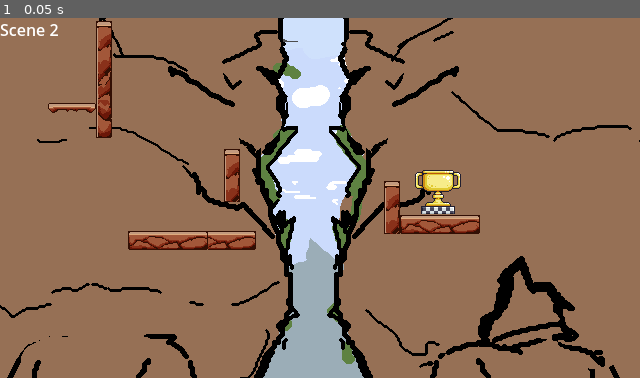
Above: before the commit, frame 1.
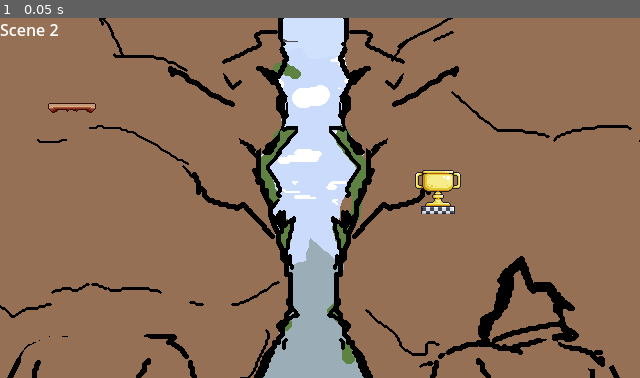
Above: after the commit, the same moment.

Repository: DeVelox/Niro
Game: Godot game, scene res://levels/tutorial/legs2.tscn
Two runs of this game, one before a commit and one after it. Both use one fixed random seed, a clock stepped at 60 frames per second and the inputs below. This scene is started directly instead of the project's main scene.
Inputs:
- Up to frame 1 (0.05 s): no input

The runs differ from the first frame. In frame 1, 3.3% of the frame differs, in the area x 15-75%, y 0-65%.
Error in both runs: Cannot call method 'add_child' on a null value. (res://scripts/level.gd:22)

Commit message:
tutorial level updates

Diff:
--- a/levels/tutorial/legs1.tscn
+++ b/levels/tutorial/legs1.tscn
@@ -32,6 +32,7 @@
 [node name="Scene1" parent="." node_paths=PackedStringArray("next") instance=ExtResource("3_s1u40")]
 layer_1/tile_data = PackedInt32Array(-131071, 524290, 8, -65535, 524290, 9, -131070, 589826, 8, -65534, 589826, 9, -131069, 655362, 8, -65533, 655362, 9, -131068, 720898, 8, -65532, 720898, 9, -131067, 786434, 8, -65531, 786434, 9)
 layer_3/tile_data = PackedInt32Array(-131071, 1, 262144, -131070, 1, 262144, -131069, 1, 262144, -131068, 1, 262144, -131067, 1, 262144)
+layer_5/tile_data = PackedInt32Array(-131067, 1, 327680, -65531, 1, 327680, -65532, 1, 327680, -131068, 1, 327680, -131069, 1, 327680, -65533, 1, 327680, -65534, 1, 327680, -131070, 1, 327680, -131071, 1, 327680, -65535, 1, 327680)
 next = NodePath("../Scene2")
 delay = 1.0
 
@@ -40,13 +41,13 @@
 scale = Vector2(0.999999, 1)
 layer_1/tile_data = PackedInt32Array(-131071, 524290, 8, -65535, 524290, 9, -131070, 589826, 8, -65534, 589826, 9, -131 …(586 unchanged characters)…
 layer_3/tile_data = PackedInt32Array(-131061, 1, 262144, -131060, 1, 262144, -131059, 1, 262144, -131058, 1, 262144, -131057, 1, 262144)
-layer_4/tile_data = PackedInt32Array(-131066, 1, 131072, -65 …(133 unchanged characters)… 131064, 1, 131072, -131065, 1, 131072, -131061, 1, 131072, -131060, 1, 131072, -65524, 1, 131072, -65523, 1, 131072, -65522, 1, 131072, -131057, 1, 131072, -131058, 1, 131072, -131059, 1, 131072, -65521, 1, 131072, -65525, 1, 131072, -458744, 1, 131072, -393208, 1, 131072, -327672, 1, 131072, -262136, 1, 131072, -131071, 1, 327680, -131070, 1, 327680, -131069, 1, 327680, -131068, 1, 327680, -131067, 1, 327680, -65535, 1, 327680, -65534, 1, 327680, -65533, 1, 327680, -65532, 1, 327680, -65531, 1, 327680)
+layer_4/tile_data = PackedInt32Array(-131066, 1, 131072, -65 …(133 unchanged characters)… 131064, 1, 131072, -131065, 1, 131072, -458744, 1, 131072, -393208, 1, 131072, -327672, 1, 131072, -262136, 1, 131072, -131061, 1, 131072, -131060, 1, 131072, -131059, 1, 131072, -131058, 1, 131072, -131057, 1, 131072, -65525, 1, 131072, -65524, 1, 131072, -65523, 1, 131072, -65522, 1, 131072, -65521, 1, 131072)
 layer_5/tile_data = PackedInt32Array(-458744, 1, 196608, -393208, 1, 196608, -327672, 1, 196608, -262136, 1, 196608, -6 …(582 unchanged characters)…
 prev = NodePath("../Scene1")
 next = NodePath("../Scene3")
 
 [node name="Scene3" parent="." node_paths=PackedStringArray("prev") instance=ExtResource("3_s1u40")]
 layer_1/tile_data = PackedInt32Array(-131061, 524290, 8, -65525, 524290, 9, -131060, 589826, 8, -65524, 589826, 9, -131 …(744 unchanged characters)…
-layer_4/tile_data = PackedInt32Array(-458736, 1, 131072, -39 …(503 unchanged characters)… -1179643, 1, 131072, -1179644, 1, 131072, -131061, 1, 327680, -65525, 1, 327680, -65524, 1, 327680, -131060, 1, 327680, -131059, 1, 327680, -65523, 1, 327680, -65522, 1, 327680, -131058, 1, 327680, -131057, 1, 327680, -65521, 1, 327680)
+layer_4/tile_data = PackedInt32Array(-458736, 1, 131072, -39 …(503 unchanged characters)… -1179643, 1, 131072, -1179644, 1, 131072)
 layer_5/tile_data = PackedInt32Array(-524272, 1, 196608, -458736, 1, 196608, -393200, 1, 196608, -327664, 1, 196608, -1 …(680 unchanged characters)…
 prev = NodePath("../Scene2")
--- a/levels/tutorial/legs2.tscn
+++ b/levels/tutorial/legs2.tscn
@@ -24,24 +24,37 @@
 [node name="Spawn" type="Marker2D" parent="."]
 position = Vector2(71, 53)
 
-[node name="Scene1" parent="." instance=ExtResource("3_gu4s5")]
+[node name="Scene1" parent="." node_paths=PackedStringArray("next") instance=ExtResource("3_gu4s5")]
 layer_1/tile_data = PackedInt32Array(-1179645, 1048578, 15, -1114109, 1048578, 16, -1179644, 1114114, 15, -1114108, 1114114, 16, -1179643, 1179650, 15, -1114107, 1179650, 16)
 layer_3/tile_data = PackedInt32Array(-1179645, 1, 262144, -1179644, 1, 262144, -1179643, 1, 262144)
-layer_4/tile_data = PackedInt32Array(-1179645, 1, 327680, -1114109, 1, 327680, -1114108, 1, 327680, -1179644, 1, 327680, -1179643, 1, 327680, -1114107, 1, 327680)
 layer_5/tile_data = PackedInt32Array(-1179645, 1, 327680, -1114109, 1, 327680, -1114108, 1, 327680, -1179644, 1, 327680, -1179643, 1, 327680, -1114107, 1, 327680)
+next = NodePath("../Scene2")
+delay = 2.0
 
-[node name="Scene2" parent="." instance=ExtResource("3_gu4s5")]
+[node name="Scene2" parent="." node_paths=PackedStringArray("prev", "next") instance=ExtResource("3_gu4s5")]
 layer_1/tile_data = PackedInt32Array(-1179645, 1048578, 15, -1114109, 1048578, 16, -1179644, 1114114, 15, -1114108, 111 …(431 unchanged characters)…
 layer_3/tile_data = PackedInt32Array(-655352, 1, 262144, -655351, 1, 262144, -655350, 1, 262144, -655349, 1, 262144, -655348, 1, 262144)
-layer_4/tile_data = PackedInt32Array(-1179645, 1, 327680, -1114109, 1, 327680, -1114108, 1, 327680, -1179644, 1, 327680, -1179643, 1, 327680, -1114107, 1, 327680, -1507322, 1, 131072, -1441786, 1, 131072,  …(325 unchanged characters)…
-layer_5/tile_data = PackedInt32Array(-1179645, 1, 196608, -1 …(229 unchanged characters)… -1114106, 1, 196608, -1048570, 1, 196608)
+layer_4/tile_data = PackedInt32Array(-1507322, 1, 131072, -1441786, 1, 131072,  …(325 unchanged characters)…
+layer_5/tile_data = PackedInt32Array(-1179645, 1, 196608, -1 …(229 unchanged characters)… -1114106, 1, 196608, -1048570, 1, 196608, -589816, 1, 327680, -655352, 1, 327680, -655351, 1, 327680, -589815, 1, 327680, -589814, 1, 327680, -655350, 1, 327680, -589813, 1, 327680, -655349, 1, 327680, -655348, 1, 327680, -589812, 1, 327680)
+prev = NodePath("../Scene1")
+next = NodePath("../Scene3")
 
-[node name="Scene3" parent="." instance=ExtResource("3_gu4s5")]
+[node name="Scene3" parent="." node_paths=PackedStringArray("prev") instance=ExtResource("3_gu4s5")]
 layer_1/tile_data = PackedInt32Array(-655352, 524290, 8, -589816, 524290, 9, -655351, 589826, 8, -589815, 589826, 9, -6 …(605 unchanged characters)…
-layer_4/tile_data = PackedInt32Array(-655352, 1, 327680, -589816, 1, 327680, -589815, 1, 327680, -655351, 1, 327680, -655350, 1, 327680, -589814, 1, 327680, -589813, 1, 327680, -655349, 1, 327680, -589812, 1, 327680, -655348, 1, 327680, -655347, 1, 131072, -589811, 1, 131072, -5898 …(434 unchanged characters)…
+layer_4/tile_data = PackedInt32Array(-655347, 1, 131072, -589811, 1, 131072, -5898 …(434 unchanged characters)…
 layer_5/tile_data = PackedInt32Array(-589811, 1, 196608, -655347, 1, 196608, -655346, 1, 196608, -589810, 1, 196608, -5 …(597 unchanged characters)…
+prev = NodePath("../Scene2")
 
 [node name="SceneSwitcher" parent="." node_paths=PackedStringArray("outro") instance=ExtResource("4_wwubl")]
 position = Vector2(438, 164)
 next_scene = "res://levels/tutorial/legs3.tscn"
 outro = NodePath("../Scene3")
+
+[connection signal="body_entered" from="Scene1/Fader" to="Scene1/Fader" method="_on_body_entered"]
+[connection signal="body_entered" from="Scene1/@Area2D@35307" to="Scene1/@Area2D@35307" method="_on_body_entered"]
+[connection signal="body_entered" from="Scene1/@Area2D@35308" to="Scene1/@Area2D@35308" method="_on_body_entered"]
+[connection signal="body_entered" from="Scene2/Fader" to="Scene2/Fader" method="_on_body_entered"]
+[connection signal="body_entered" from="Scene2/@Area2D@35320" to="Scene2/@Area2D@35320" method="_on_body_entered"]
+[connection signal="body_entered" from="Scene2/@Area2D@35321" to="Scene2/@Area2D@35321" method="_on_body_entered"]
+[connection signal="body_entered" from="Scene2/@Area2D@35322" to="Scene2/@Area2D@35322" method="_on_body_entered"]
+[connection signal="body_entered" from="Scene2/@Area2D@35323" to="Scene2/@Area2D@35323" method="_on_body_entered"]
